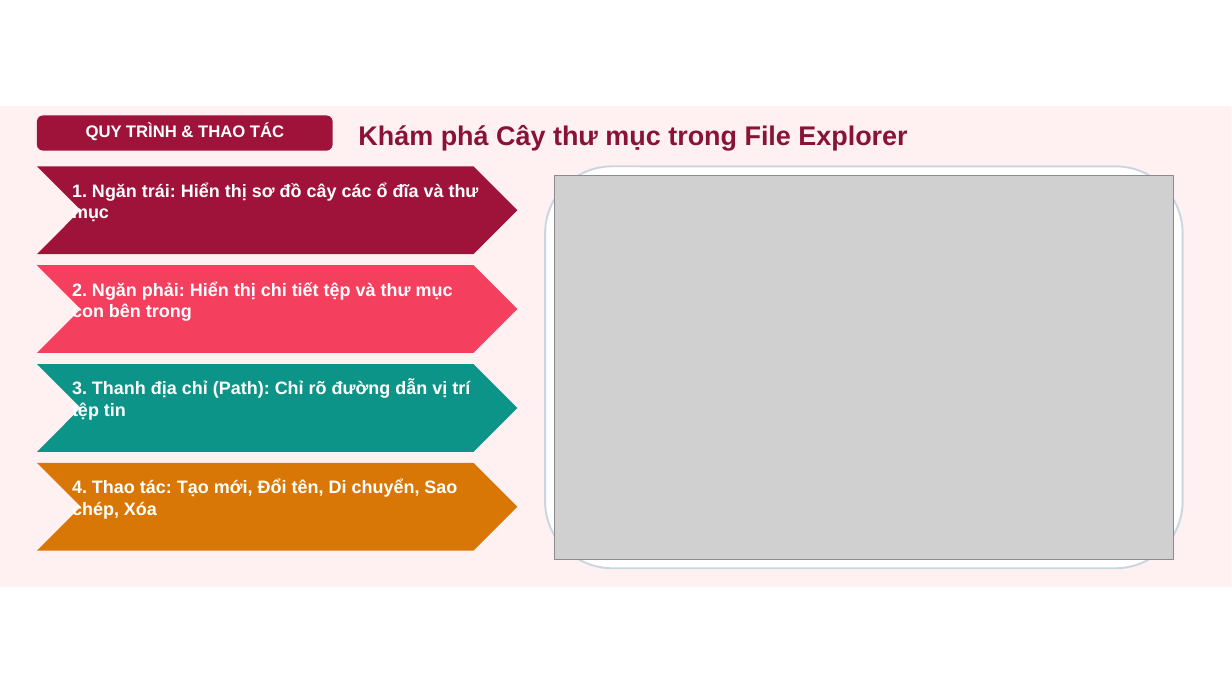
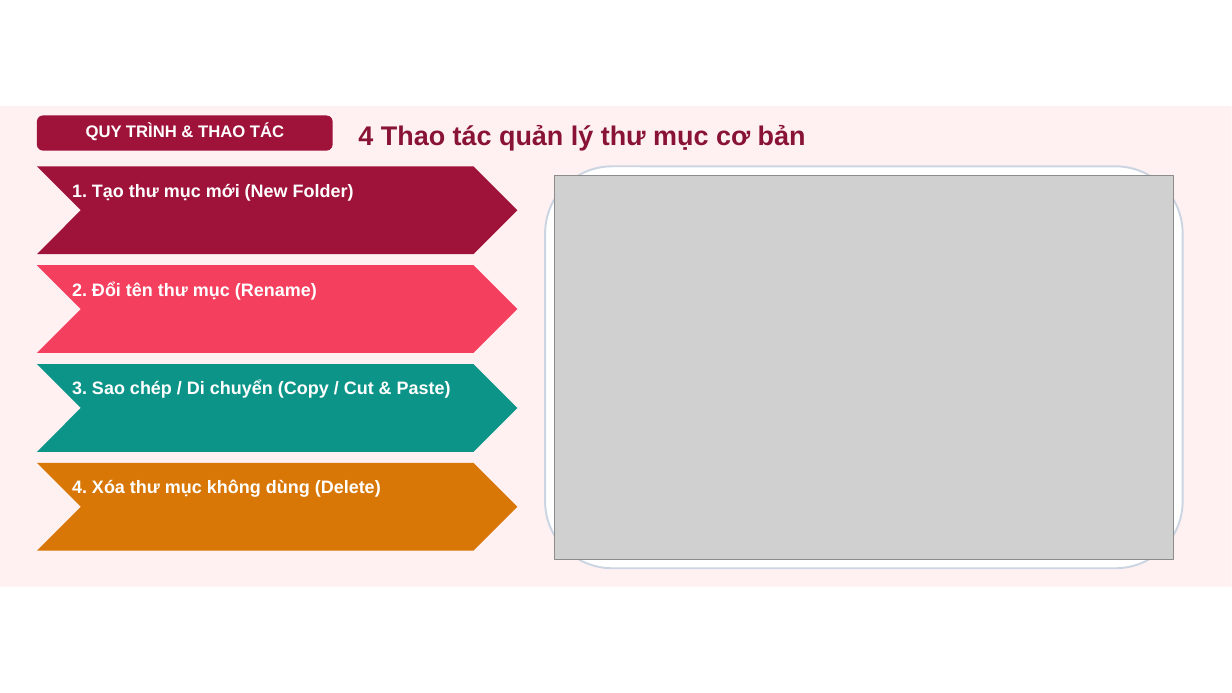
Before and after one commit to dinhnguyenhnue/UNIGO, a slide deck: slide 4 of KHBD_Tin_học/Lớp_5/Tuần_04/Slide_Tin_hoc_Lớp_5_Tiet04_Bai_4_Cay_thu_muc.pptx (slide 3 before the commit). Drawn at 1232x693 pixels with LibreOffice and Linux fonts; fonts in the diff are those of the drawing; grey boxes stand for pictures; background and template pictures are left out. Boxes give left, top, right and bottom in pixels: in the first picture for what was removed or moved away, otherwise in the second. Text is boxed around its words. In the diff, an @@ line names an element or a change of style, - is before the commit and + after.

```diff
--- a/KHBD_Tin_học/Lớp_5/Tuần_04/Slide_Tin_hoc_Lớp_5_Tiet04_Bai_4_Cay_thu_muc.pptx
+++ b/KHBD_Tin_học/Lớp_5/Tuần_04/Slide_Tin_hoc_Lớp_5_Tiet04_Bai_4_Cay_thu_muc.pptx
@@ text at <box>358,125,806,150</box>: text changed @@
-Khám phá Cây thư mục trong File Explorer
+4 Thao tác quản lý thư mục cơ bản
@@ text at <box>72,183,354,201</box>: text changed @@
-1. Ngăn trái: Hiển thị sơ đồ cây các ổ đĩa và thư mục
+1. Tạo thư mục mới (New Folder)
@@ text at <box>72,282,317,300</box>: text changed @@
-2. Ngăn phải: Hiển thị chi tiết tệp và thư mục con bên trong
+2. Đổi tên thư mục (Rename)
@@ text at <box>72,381,451,398</box>: text changed @@
-3. Thanh địa chỉ (Path): Chỉ rõ đường dẫn vị trí tệp tin
+3. Sao chép / Di chuyển (Copy / Cut & Paste)
@@ text at <box>72,480,381,497</box>: text changed @@
-4. Thao tác: Tạo mới, Đổi tên, Di chuyển, Sao chép, Xóa
+4. Xóa thư mục không dùng (Delete)
```
Also in this commit, not shown: 4 other slides changed, 2 slides added, 1 slide removed, 13 other files.
